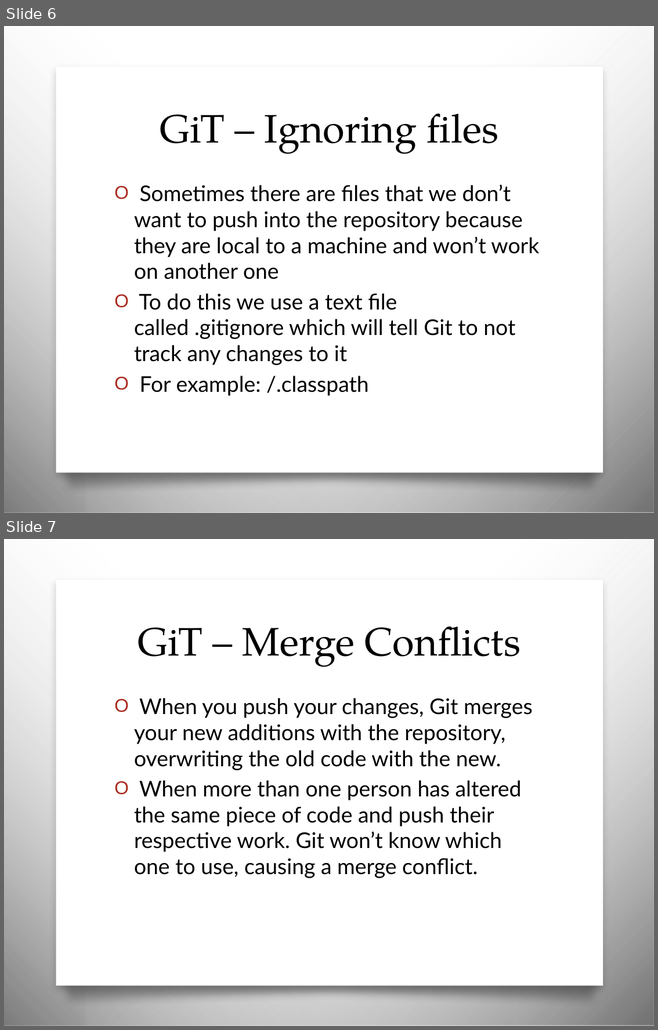
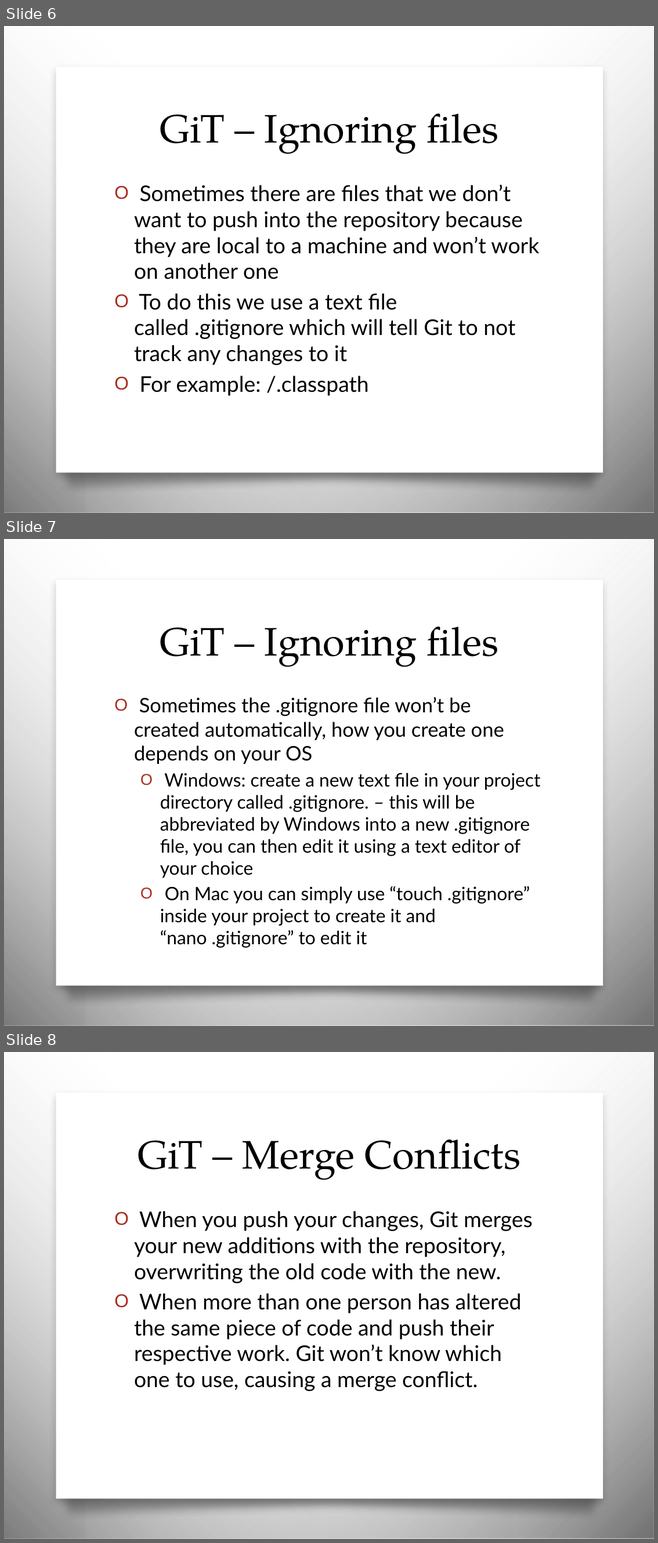
Before and after one commit to JCMander/PortalPower, a slide deck: Git/Git Slides.pptx. Shown one above the other, each under a label of ours: slides 6 and 7 before the commit, slides 6, 7 and 8 after it. The pictures are 658x1030 and 658x1543 pixels, drawn with LibreOffice and Linux fonts; fonts in the diff are those of the drawing; background and template pictures are left out. Boxes give left, top, right and bottom in pixels: in the first picture for what was removed or moved away, otherwise in the second. Text is boxed around its words. In the diff, an @@ line names an element or a change of style, - is before the commit and + after.

```diff
--- a/Git/Git Slides.pptx
+++ b/Git/Git Slides.pptx
@@ slide 7 added at (4, 539, 654, 1026), background picture (left out); not listed: 4 template elements that a slide beside it also shows @@
@@ title added at (160, 627, 498, 667), 44 pt, text #000000 @@
+GiT – Ignoring files
@@ text added at (134, 697, 540, 948), 20.4 pt, text #000000 @@
+O Sometimes the .gitignore file won’t be created automatically, how you create one depends on your OS
+  O Windows: create a new text file in your project directory called .gitignore. – this will be abbreviated by Windows into a new .gitignore file, you can then edit it using a text editor of your choice
+  O On Mac you can simply use “touch .gitignore” inside your project to create it and “nano .gitignore” to edit it
@@ what was slide 7 is now slide 8 @@
```
Also in this commit, not shown: 5 other slides added.
